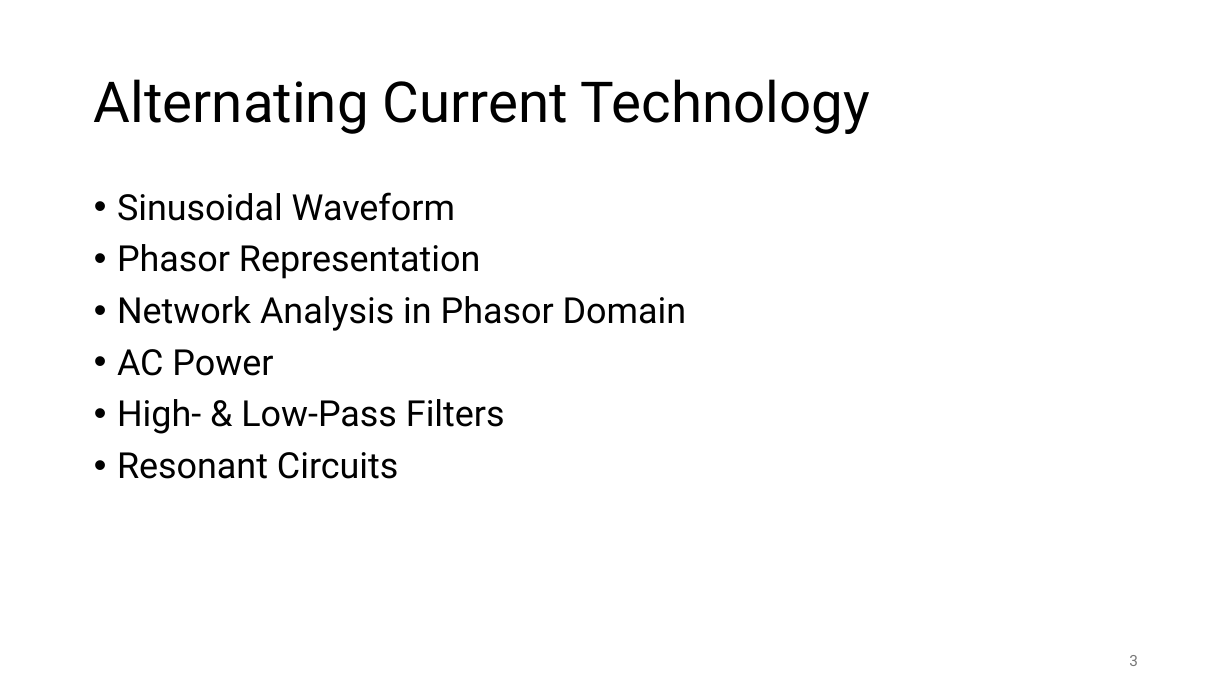
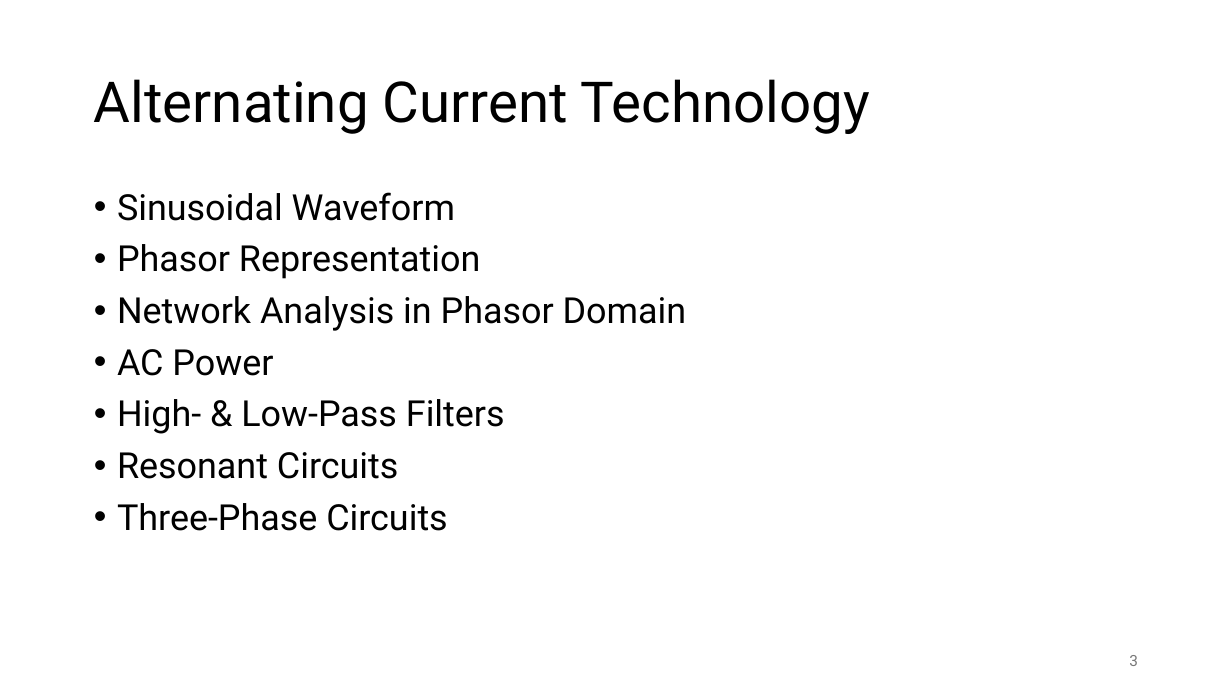
Before and after one commit to FelixWick/intro_electrical_eng, a slide deck: slide 3 of slides/4_ACtech.pptx. Drawn at 1232x693 pixels with LibreOffice and Linux fonts; fonts in the diff are those of the drawing. Boxes give left, top, right and bottom in pixels: in the first picture for what was removed or moved away, otherwise in the second. Text is boxed around its words. In the diff, an @@ line names an element or a change of style, - is before the commit and + after.

```diff
--- a/slides/4_ACtech.pptx
+++ b/slides/4_ACtech.pptx
@@ text at [117,503,447,531]: paragraph added @@
+• Three-Phase Circuits
```
Also in this commit, not shown: 1 other slide changed, 1 slide added, 9 other files.
